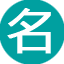
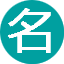
Revision of a layered 64 x 64 image; what changed, layer by layer:
renamed "Layer 2" to "名", moved it above "名", painted on it over (0, 0, 64, 64)
hid "名" (2nd of 2) over (7, 8, 51, 54)
painted on "Layer 1" over (0, 0, 64, 64)
